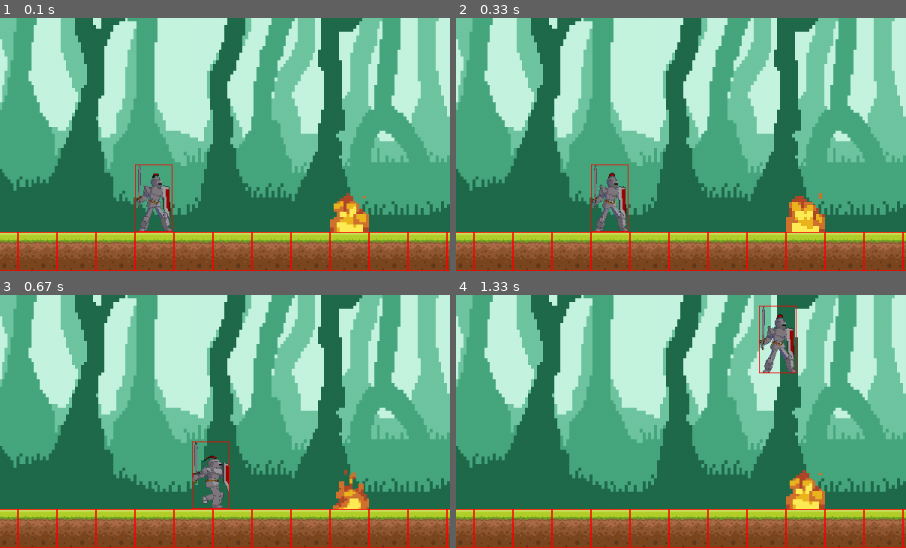
Above: before the commit, frames 1-4 (two rows, left to right).
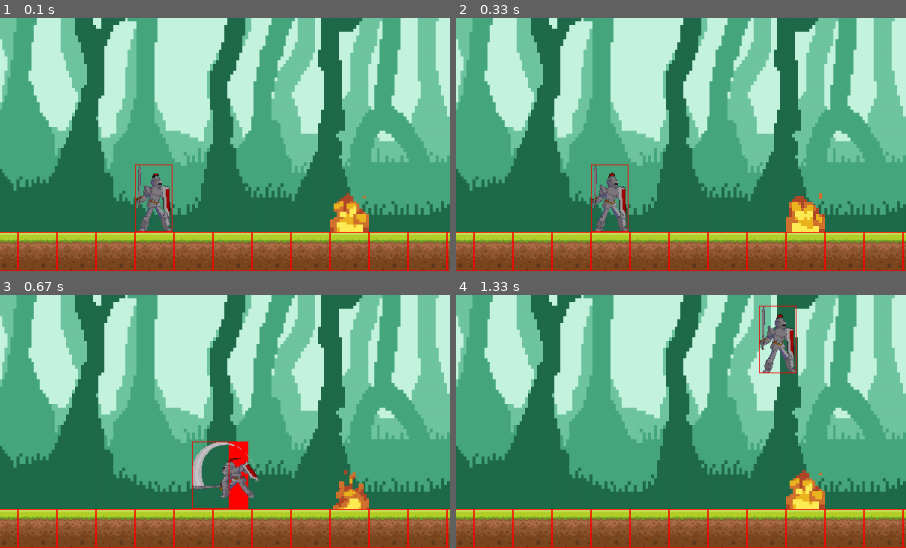
Above: after the commit, the same moments.

Repository: Ignacio630/ignacio_medici_pygame_tp_final
Game: pygame game, started from proyecto_final_juego/main.py
Same seed, same stepped clock (60 frames per second), same inputs: the game is played once before the commit and once after it.
Inputs:
- Up to frame 1 (0.1 s): no input
- Up to frame 2 (0.33 s): no input
- Up to frame 3 (0.67 s): hold Z from 0.33 s (still down); hold Right from 0.33 s (still down)
- Up to frame 4 (1.33 s): release Z at 0.8 s; release Right at 0.8 s; hold Right 0.83-1.3 s; tap Z at 0.9, 1.2 s; tap Space at 0.98 s
The pictures show only the part of the screen within x 7-57%, y 50-100%; the shares and areas given below are measured in that part.

Frames 1-2 are identical in both runs. In frame 3, 2.6% of the frame differs, in the area x 42-58%, y 57-85%; in frame 4, nothing differs.

Commit message:
Ataque melee

Diff:
--- a/proyecto_final_juego/config.py
+++ b/proyecto_final_juego/config.py
@@ -8,7 +8,7 @@
 
 #definimos la direccion de la carpeta con los recursos
 
-PATH_RECURSOS = "recursos"
+PATH_RECURSOS = "proyecto_final_juego/recursos"
 PATH_MENU = "{0}/menu/".format(PATH_RECURSOS)
 PATH_SPRITES = "{0}/sprites/".format(PATH_RECURSOS)
 PATH_ENEMIGO = "{0}enemigo/".format(PATH_SPRITES)
@@ -51,8 +51,8 @@
 VIDA_JUGADOR = 100
 MANA_JUGADOR = 100
 
-ANCHO_JUGADOR = 0
-ALTO_JUGADOR = 0
+ANCHO_JUGADOR = 50
+ALTO_JUGADOR = 90
 
 SPEED_WALK = 4
-SPEED_RUN = SPEED_WALK * 1.80
+SPEED_RUN = 6
--- a/proyecto_final_juego/mapa.py
+++ b/proyecto_final_juego/mapa.py
@@ -79,7 +79,7 @@
                     plataforma = Plataforma((x,y),platform_size,path="{0}".format(PATH_PLATAFORMA),flag=True,frame=15)
                     self.limits_list.append(plataforma)
                 if row == "P":
-                    self.player = Player(path=PATH_JUGADOR,speed_walk=SPEED_WALK,speed_run=SPEED_RUN,jump_power=-16,jump_height=200,gravity=0.8,size=(50,90),pos=(x,y))
+                    self.player = Player(path=PATH_JUGADOR,speed_walk=SPEED_WALK,speed_run=SPEED_RUN,jump_power=-16,jump_height=200,gravity=0.8,size=(ANCHO_JUGADOR,ALTO_JUGADOR),pos=(x,y))
                 if row == "E":
                     enemy = Enemy(platform_size,(x,y))
                     self.enemy_list.append(enemy)
@@ -116,6 +116,17 @@
                     player.rect_jugador.bottom = platform.rect.top
                     player.direction_movement.y = 0
 
+    def update_enemy(self):
+        for enemy in self.enemy_list:
+            if enemy.is_dead:
+                self.enemy_list.remove(enemy)
+                self.score.add_score(10)
+            else:
+                enemy.update(self.world_move,self.limits_list,True)
+                enemy.draw(self.screen)
+                if enemy.rect_enemy.colliderect(self.player.rect_melee_attack):
+                    enemy.is_dead = True
+
     def run(self,delta_ms,keys):
         #fondo
         self.draw_background()
@@ -135,14 +146,8 @@
         for bonfire in self.bonfire_list:
             bonfire.update(self.player,self.world_move,delta_ms)
             bonfire.draw()
-        for enemy in self.enemy_list:
-            if enemy.is_dead:
-                self.enemy_list.remove(enemy)
-                self.score.add_score(10)
-            else:
-                enemy.update(self.world_move,self.limits_list,True)
-                enemy.draw(self.screen)
-            self.player.player_attack_collider(enemy=enemy)
+
+        self.update_enemy()
 
         #jugador
         self.score.draw(self.screen)
--- a/proyecto_final_juego/player.py
+++ b/proyecto_final_juego/player.py
@@ -11,20 +11,15 @@
         self.walk_frame_l = getSurfaceFromSeparateSprite("{0}{1}".format(path,PATH_WALK),6,True,size)
         self.run_frame_r = getSurfaceFromSeparateSprite("{0}{1}".format(path,PATH_RUN),8,False,size)
         self.run_frame_l = getSurfaceFromSeparateSprite("{0}{1}".format(path,PATH_RUN),8,True,size)
-        self.attack_frame_r = getSurfaceFromSeparateSprite("{0}{1}".format(path,PATH_ATTACK),5,False,size)
-        self.attack_frame_l = getSurfaceFromSeparateSprite("{0}{1}".format(path,PATH_ATTACK),5,True,size)
-
-        self.shoot_frame_l = getSurfaceFromSeparateSprite("{0}{1}".format(path,PATH_SHOOT),7,True,size)
-        self.shoot_frame_r = getSurfaceFromSeparateSprite("{0}{1}".format(path,PATH_SHOOT),7,False,size)
-
-        self.hability_fireball = Fireball(path="{0}{1}".format(path,PATH_FIREBALL),pos=pos,size=(50,25),frame=7)
+        self.attack_frame_r = getSurfaceFromSeparateSprite("{0}{1}".format(path,PATH_ATTACK),5,False,(ALTO_JUGADOR,ANCHO_JUGADOR*1.50))
+        self.attack_frame_l = getSurfaceFromSeparateSprite("{0}{1}".format(path,PATH_ATTACK),5,True,(ALTO_JUGADOR,ANCHO_JUGADOR*1.50))
 
         self.frame = 0
         self.animation = self.stay_frames_r
         self.size_player = size
         self.imagen_jugador = self.animation[self.frame]
         self.rect_jugador = self.imagen_jugador.get_rect(topleft = pos)
-        self.rect_melee_attack = pygame.Rect(0,0,0,0)
+        self.rect_melee_attack = pygame.rect.Rect(0,0,0,0)
 
         self.direction = DIRECCION
         self.direction_movement = pygame.math.Vector2()
@@ -33,17 +28,26 @@
         self.jump_power = jump_power
         self.jump_height = jump_height
         self.start_jump = 0
-        self.attack_type = 0
         self.is_jumping = False
-        self.is_shooting = False
         self.gravity = gravity
         self.tiempo_transcurrido = 0
         #
         self.hp = VIDA_JUGADOR
         self.mana = MANA_JUGADOR
         self.score = 0
-        #
-        self.colittion_line = 0
+
+
+    def melee_attack(self,pantalla):
+        if self.direction:
+            x, y = self.rect_jugador.topright
+            self.animation = self.attack_frame_r
+            self.rect_melee_attack = pygame.draw.rect(surface=pantalla,color=R,rect=(x,y,ANCHO_JUGADOR/2,ALTO_JUGADOR))
+        else:
+            x, y = self.rect_jugador.topleft
+            self.animation = self.attack_frame_l
+            self.rect_melee_attack = pygame.draw.rect(surface=pantalla,color=R,rect=(x,y,-ANCHO_JUGADOR/2,ALTO_JUGADOR))
+
+
     # HUD
     def stat_bar(self,screen,x,y,color,stat):
         widht = 300
@@ -82,34 +86,6 @@
             self.direction_movement.y = self.jump_power
             self.frame = 0
             self.is_jumping = True
-    #ataque
-    def collider_attack(self,surface):
-        attacking_rect = pygame.Rect(self.rect_jugador.right,self.rect_jugador.y,self.size_player[0],self.size_player[1])
-        self.rect_melee_attack = pygame.draw.rect(surface=surface,color=R,rect=attacking_rect)
-        print(self.rect_melee_attack)
-    def attack(self,surface):
-        if self.attack_type == 0:
-            if self.direction:
-                self.animation = self.attack_frame_r
-            else:
-                self.animation = self.attack_frame_l
-            self.attack_type = 1
-            self.collider_attack(surface=surface)
-        else:
-            self.attack_type = 0
-    #disparo
-    def shoot(self):
-        if self.is_shooting and self.mana > 0:
-            self.mana -= 10
-            if self.direction:
-                self.animation = self.shoot_frame_r
-                self.hability_fireball.speed += 10
-            else:
-                self.animation = self.shoot_frame_l
-                self.hability_fireball.speed -= 10
-        else:
-            self.hability_fireball.speed = 0
-            print(f"tenes{self.mana}, se necesita 10 de mana para lanzar")
 
     def inputs(self,surface):
         keys = pygame.key.get_pressed()
@@ -135,18 +111,16 @@
             self.direction = False
             self.run()
 
-        if keys[pygame.K_z]:
-            self.attack(surface)
-
-        if keys[pygame.K_x]:
-            self.is_shooting = True
-            self.shoot()
-        else:
-            self.is_shooting = False
-
         if keys[pygame.K_0]:
             self.hp -= 10
             self.mana -= 10
+
+        if keys[pygame.K_z]:
+            self.direction = True
+            self.melee_attack(surface)
+        if keys[pygame.K_z]:
+            self.direction = False
+            self.melee_attack(surface)
 
     def apply_gravity(self):
         self.direction_movement.y += self.gravity
@@ -165,7 +139,7 @@
 
         self.rect_jugador.x += self.direction_movement.x * self.speed_walk
 
-
+        print(self.rect_melee_attack)
         if (self.tiempo_transcurrido >= 500):
             while(self.mana == 100):
                 self.mana += 1
@@ -196,26 +170,6 @@
             self.speed_walk = SPEED_WALK
             self.speed_run = SPEED_RUN
 
-    # def player_line_colliders(self,screen,enemy):
-    #     keys = pygame.key.get_pressed()
-    #     if self.direction:
-    #         line_start = self.rect_jugador.center
-    #         line_end = (line_start[0] + 150, line_start[1])
-    #         self.colittion_line = pygame.draw.line(screen,R,line_start,line_end,2)
-    #         if keys[pygame.K_t]:
-    #             line_end[0] + 10
-
-    #     else:
-    #         line_start = self.rect_jugador.center
-    #         line_end = (line_start[0] - 150, line_start[1])
-    #         self.colittion_line = pygame.draw.line(screen,R,line_start,line_end,2)
-
-    #     if self.colittion_line.colliderect(enemy.rect_enemy):
-    #         enemy.is_dead = True
-
-    def player_attack_collider(self,enemy):
-        if self.rect_melee_attack.colliderect(enemy.rect_enemy):
-            enemy.is_dead = True
 
 
     def draw(self,screen):
Binary file changed: proyecto_final_juego/recursos/sprites/jugador/attack/3.png
Binary file changed: proyecto_final_juego/recursos/sprites/jugador/attack/4.png
